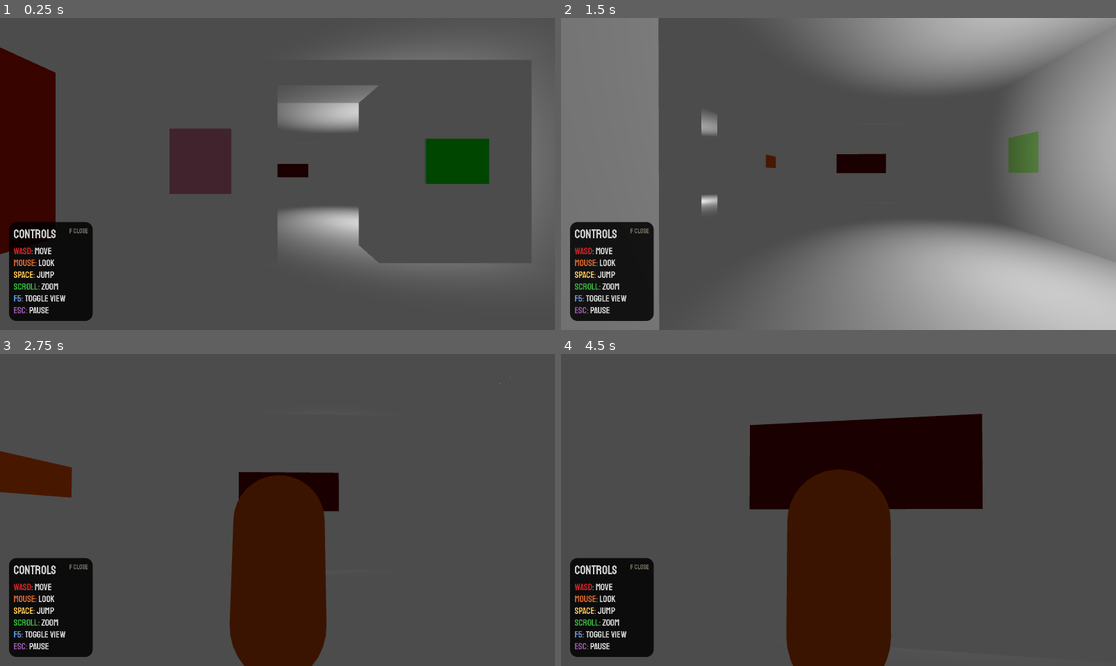
Above: before the commit, frames 1-4 (two rows, left to right).
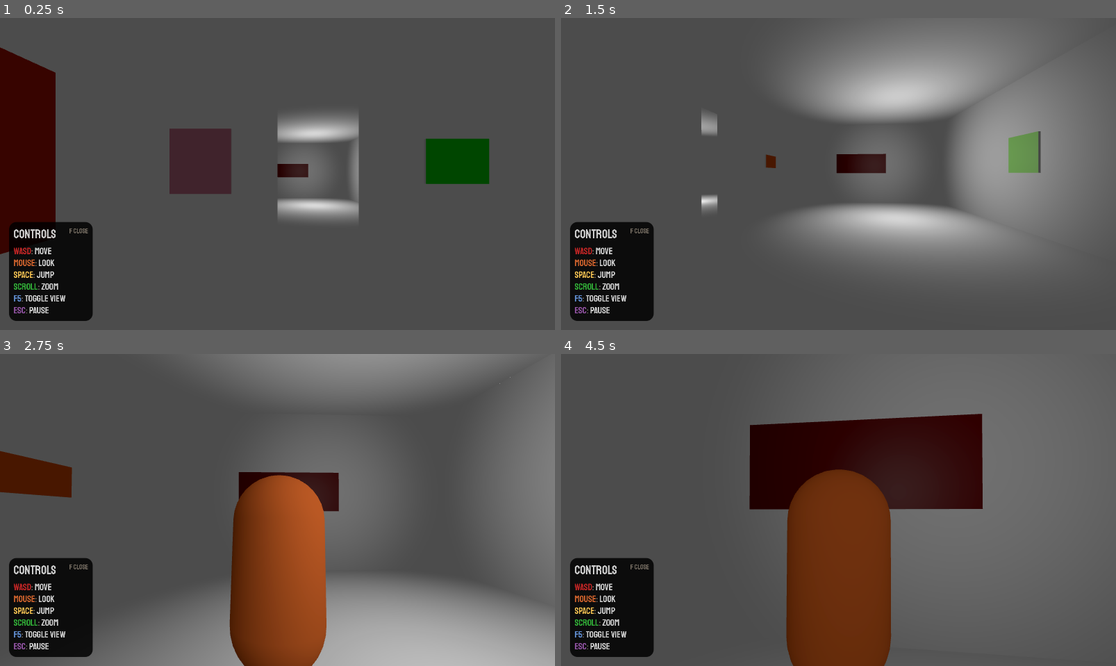
Above: after the commit, the same moments.

Repository: toolness/atuls-art-gallery
Game: Godot game, scene res://infinite_gallery.tscn
The game is run twice, just before and just after one commit, with the same random seed, the same clock (stepped at 60 frames per second) and the same inputs.
Inputs (mouse positions are in pixels of both pictures, inside the frame that each line leads up to):
- Up to frame 1 (0.25 s): no input
- Up to frame 2 (1.5 s): tap Enter (ui_accept) at 0.5 s; move the mouse to (866, 174) at 0.52 s; press the mouse at (866, 174) at 0.53 s; hold W (move_forward) from 0.53 s (still down); tap Space (jump) at 0.77 s; move the mouse to (810, 174) at 1.27 s; release the mouse at (810, 174) at 1.28 s; tap Mouse wheel up (zoom_in) at 1.35 s
- Up to frame 3 (2.75 s): keep holding W (move_forward); tap Space (jump) at 1.52 s; move the mouse to (288, 503) at 2.02 s; hold Mouse wheel down (zoom_out) from 2.03 s (still down)
- Up to frame 4 (4.5 s): keep holding W (move_forward); move the mouse to (832, 516) at 2.77 s; release Mouse wheel down (zoom_out) at 2.78 s; click (832, 516) at 2.85 s; tap Space (jump) at 3.02, 3.77 s; move the mouse to (877, 513) at 3.52 s; hold Mouse wheel up (zoom_in) 3.53-4.28 s; move the mouse to (794, 506) at 4.27 s; tap Mouse wheel down (zoom_out) at 4.35 s

The runs differ from the first frame. In frame 1, 7.7% of the frame differs, in the area x 49-100%, y 10-82%; in frame 2, 54%, in the area x 0-100%, y 0-100%; in frame 3, 39%; in frame 4, 34%.

Commit message:
Move lights around.

Diff:
--- a/moma.tscn
+++ b/moma.tscn
@@ -9,7 +9,7 @@
 painting_scene = ExtResource("2_4p8tv")
 
 [node name="OmniLight3D" type="OmniLight3D" parent="."]
-transform = Transform3D(1, 0, 0, 0, 1, 0, 0, 0, 1, 14, 2, 5)
+transform = Transform3D(1, 0, 0, 0, 1, 0, 0, 0, 1, 18, 2, 4)
 
 [node name="OmniLight3D2" type="OmniLight3D" parent="."]
 transform = Transform3D(1, 0, 0, 0, 1, 0, 0, 0, 1, 22, 2, -4)
@@ -18,6 +18,6 @@
 transform = Transform3D(1, 0, 0, 0, 1, 0, 0, 0, 1, 9, 1, -5)
 
 [node name="OmniLight3D4" type="OmniLight3D" parent="."]
-transform = Transform3D(1, 0, 0, 0, 1, 0, 0, 0, 1, 2, 2, 6)
+transform = Transform3D(1, 0, 0, 0, 1, 0, 0, 0, 1, 6, 2, 5)
 
 [node name="gallery" parent="." instance=ExtResource("1_kk2r5")]
